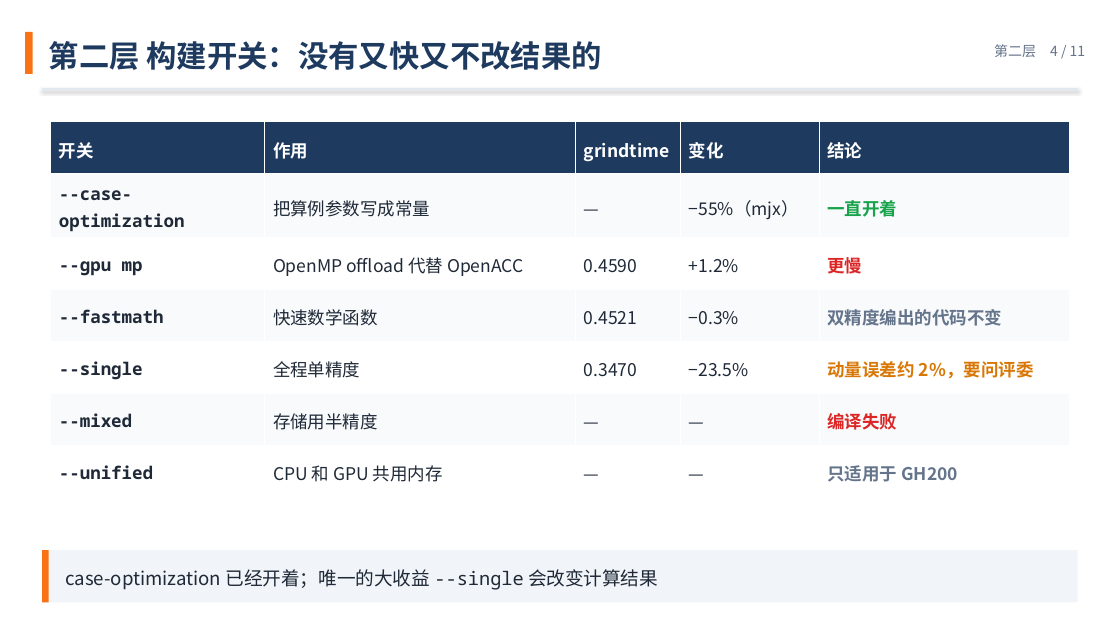
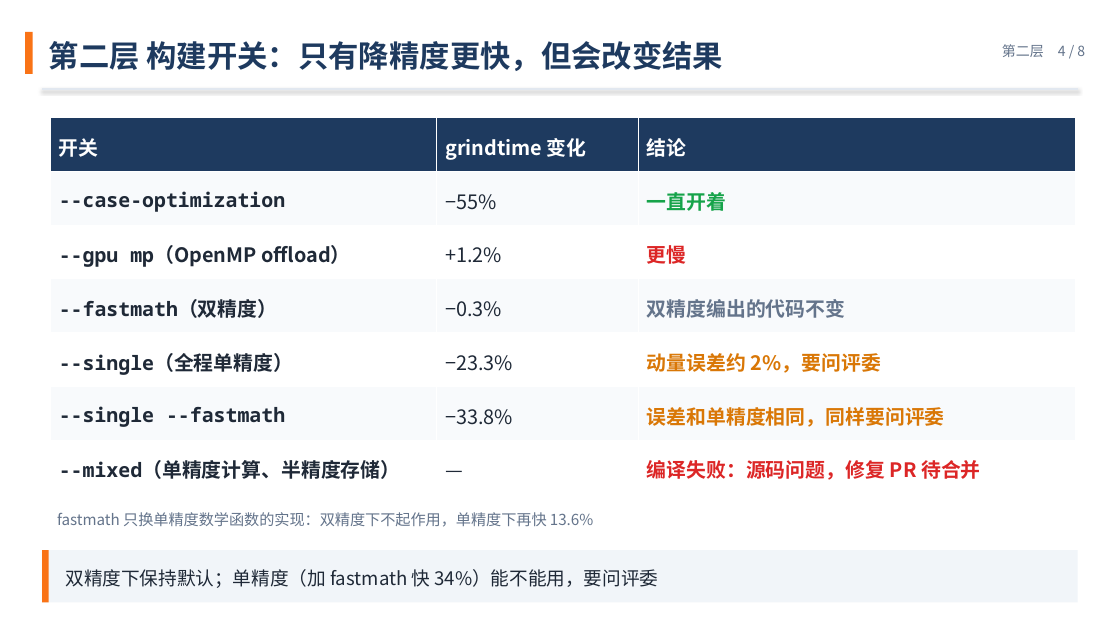
Before and after one commit to VictorTHU681/mfc-tuning-slides, a slide deck: slide 4 of tuning-six-layers-zh.pptx. Drawn at 1120x630 pixels with LibreOffice and Linux fonts; fonts in the diff are those of the drawing. Boxes give left, top, right and bottom in pixels: in the first picture for what was removed or moved away, otherwise in the second. Text is boxed around its words. In the diff, an @@ line names an element or a change of style, - is before the commit and + after.

```diff
--- a/tuning-six-layers-zh.pptx
+++ b/tuning-six-layers-zh.pptx
@@ text at (49,41,724,71): text changed @@
-第二层 构建开关：没有又快又不改结果的
+第二层 构建开关：只有降精度更快，但会改变结果
@@ text at (1002,44,1085,57): text changed @@
-第二层 4 / 11
+第二层 4 / 8
@@ table at (50,118,1075,494) @@
-column 1: 开关 | --case-optimization | --gpu mp | --fastmath | --single | --mixed | --unified
-column 2: 作用 | 把算例参数写成常量 | OpenMP offload 代替 OpenACC | 快速数学函数 | 全程单精度 | 存储用半精度 | CPU 和 GPU 共用内存
-column 3: grindtime | — | 0.4590 | 0.4521 | 0.3470 | — | —
-column 4: 变化 | −55%（mjx） | +1.2% | −0.3% | −23.5% | — | —
-column 5: 结论 | 一直开着 | 更慢 | 双精度编出的代码不变 | 动量误差约 2%，要问评委 | 编译失败 | 只适用于 GH200
+column 1: 开关 | --case-optimization | --gpu mp（OpenMP offload） | --fastmath（双精度） | --single（全程单精度） | --single --fastmath | --mixed（单精度计算、半精度存储）
+column 2: grindtime 变化 | −55% | +1.2% | −0.3% | −23.3% | −33.8% | —
+column 3: 结论 | 一直开着 | 更慢 | 双精度编出的代码不变 | 动量误差约 2%，要问评委 | 误差和单精度相同，同样要问评委 | 编译失败：源码问题，修复 PR 待合并
@@ table: place and size @@
-table at (50,122,1070,486)
+table at (50,118,1075,494)
@@ text added at (57,512,593,527), 13 pt, text #64748B @@
+fastmath 只换单精度数学函数的实现：双精度下不起作用，单精度下再快 13.6%
@@ text at (66,569,659,588): text changed @@
-case-optimization 已经开着；唯一的大收益 --single 会改变计算结果
+双精度下保持默认；单精度（加 fastmath 快 34%）能不能用，要问评委
```
Also in this commit, not shown: 7 other slides changed, 3 slides removed.
